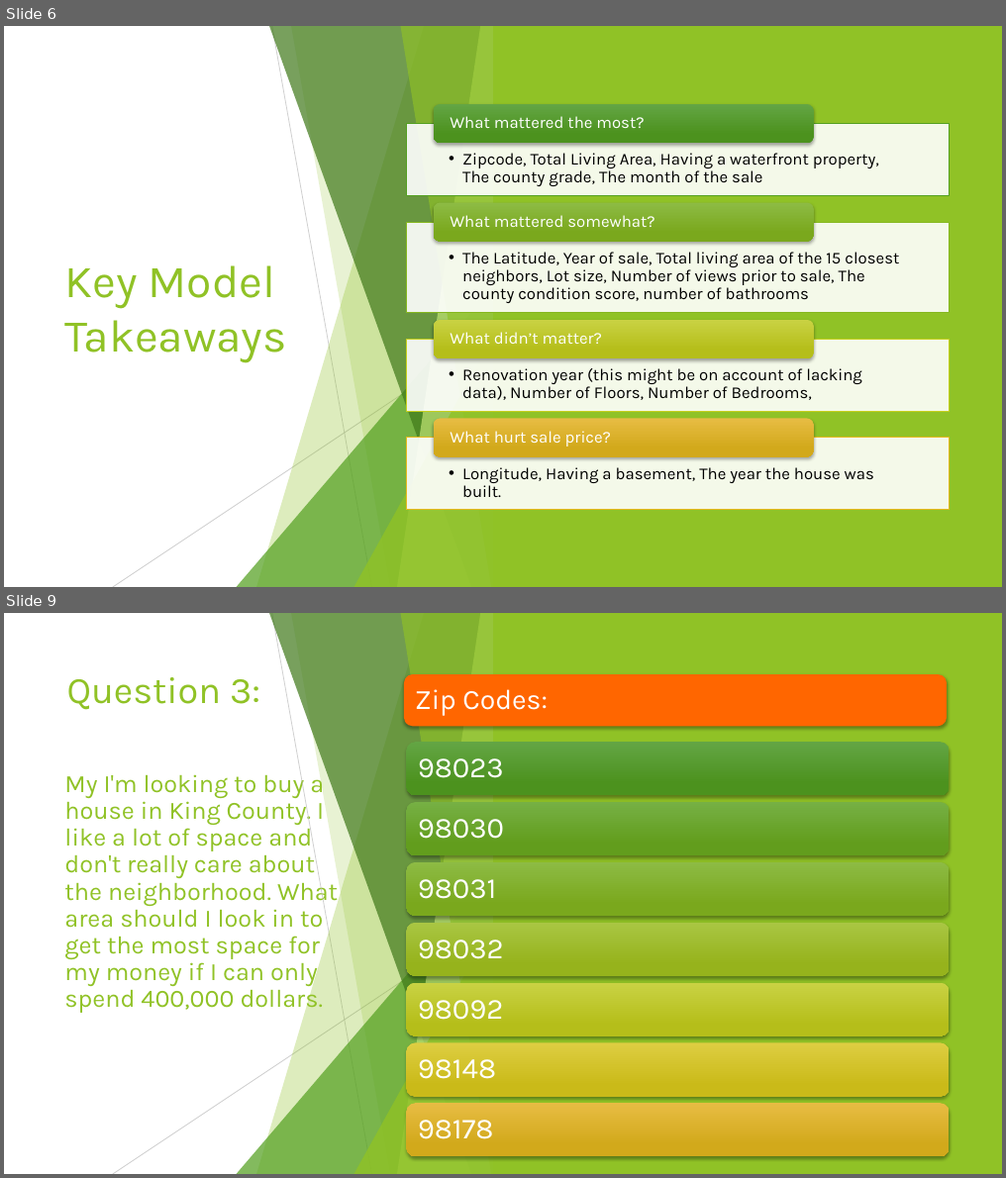
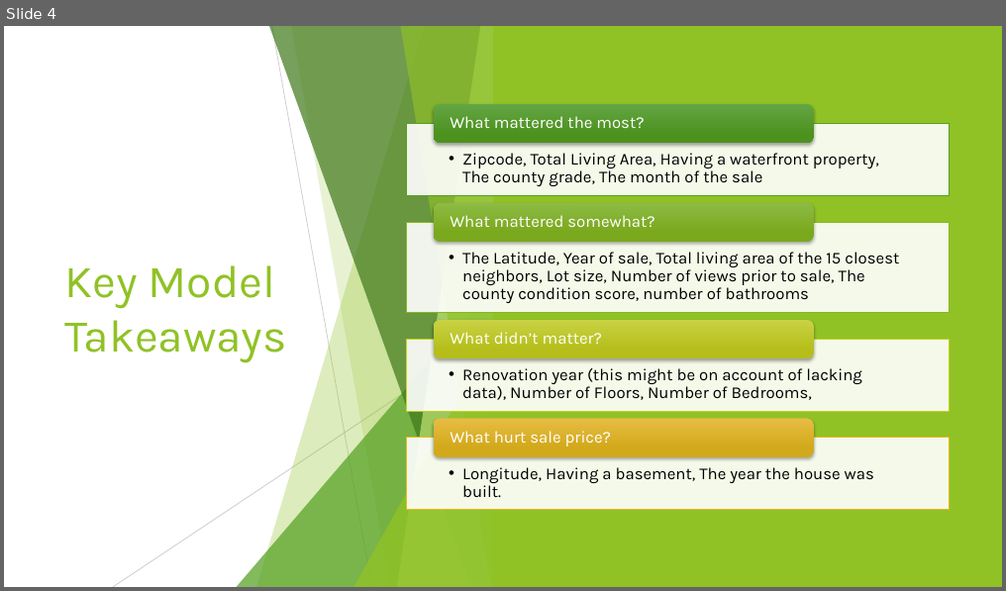
Before and after one commit to minthammock/dsc-mod-2-project-v2-1-onl01-dtsc-pt-041320, a slide deck: Non-Technical.pptx. Shown one above the other, each under a label of ours: slides 6 and 9 before the commit, slide 4 after it; the slides between them are not shown. The pictures are 1006x1178 and 1006x591 pixels, drawn with LibreOffice and Linux fonts; fonts in the diff are those of the drawing. Boxes give left, top, right and bottom in pixels: in the first picture for what was removed or moved away, otherwise in the second. Text is boxed around its words. In the diff, an @@ line names an element or a change of style, - is before the commit and + after.

```diff
--- a/Non-Technical.pptx
+++ b/Non-Technical.pptx
@@ slide 9 removed at bbox=[4, 613, 1002, 1174], background #FFFFFF; not listed: 10 template elements that a slide beside it also shows @@
@@ rectangle removed at bbox=[4, 613, 1002, 1174] @@
@@ rectangle removed at bbox=[494, 613, 1002, 1174] @@
@@ text removed at bbox=[67, 677, 260, 710] @@
-Question 3:
@@ rounded rectangle removed at bbox=[404, 674, 946, 726] @@
@@ rectangle removed at bbox=[407, 676, 944, 723] @@
-Zip Codes:
@@ title removed at bbox=[64, 769, 338, 1014] @@
-My I'm looking to buy a house in King County. I like a lot of space and don't really care about the neighborhood. What area should I look in to get the most space for my money if I can only spend 400,000 dollars.
@@ group removed at bbox=[113, 613, 503, 1174]: 5 freeform shapes, 2 lines, 2 triangles @@
@@ group removed at bbox=[407, 742, 949, 1157]: 7 rounded rectangles, 7 texts @@
-98023
-98030
-98031
-98032
-98092
-98148
-98178
@@ what was slide 6 is now slide 4 @@
```
Also in this commit, not shown: 4 slides changed, 5 slides added, 5 other slides removed, 2 other files.
